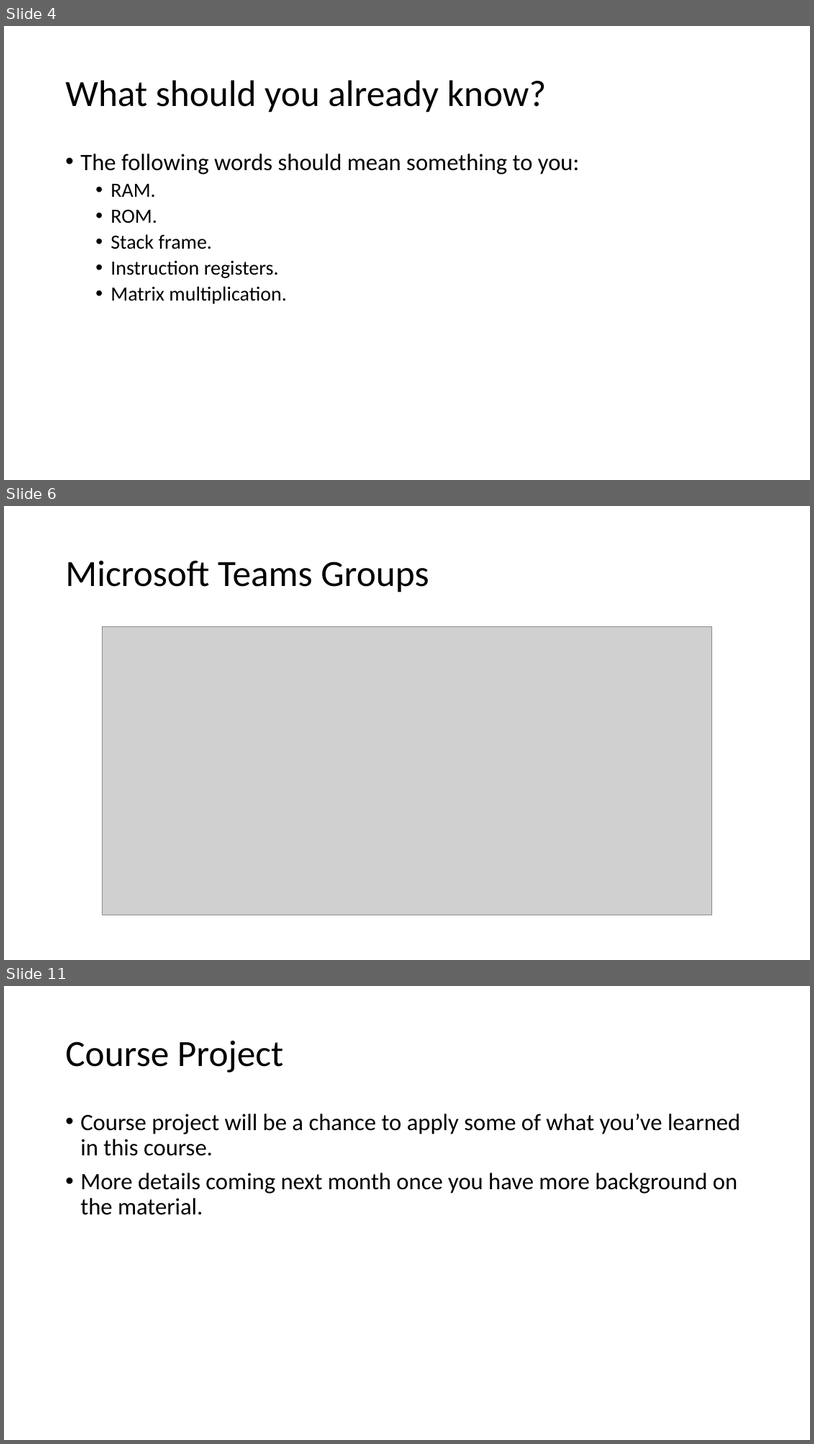
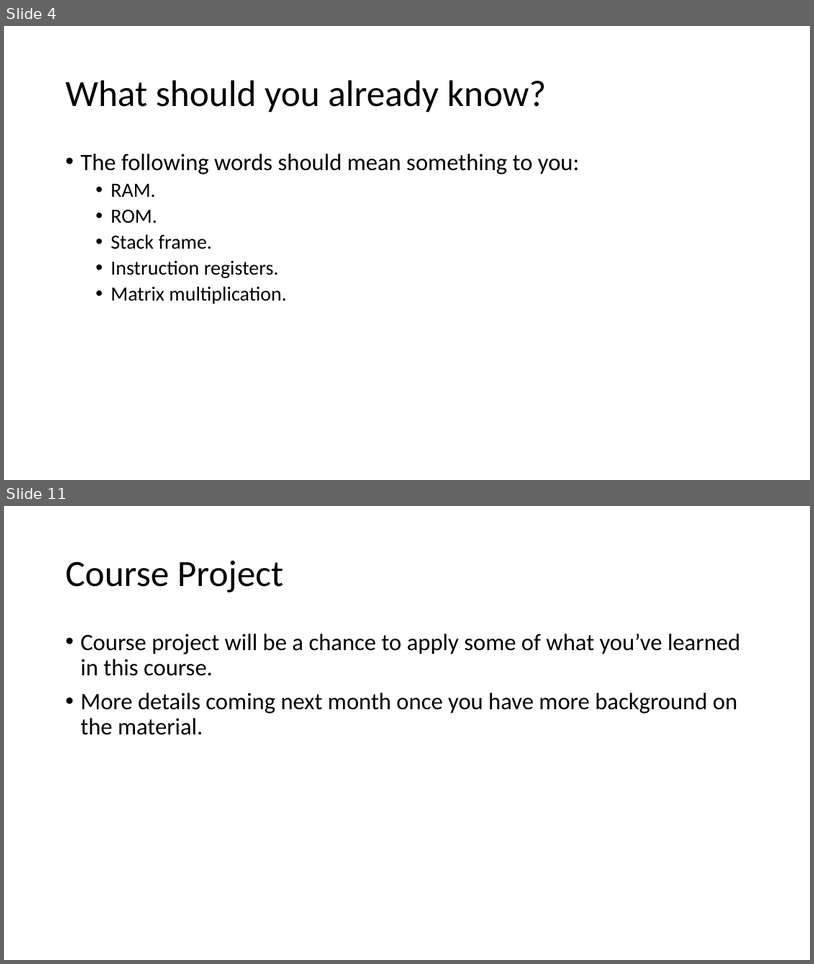
Before and after one commit to colinoflynn/eced4406, a slide deck: slides/0x100/0x100 – Introduction to the Introduction.pptx. Shown one above the other, each under a label of ours: slides 4, 6 and 11 before the commit, slides 4 and 11 after it; the slides between them are not shown. The pictures are 814x1444 and 814x964 pixels, drawn with LibreOffice and Linux fonts; fonts in the diff are those of the drawing; grey boxes stand for pictures. Boxes give left, top, right and bottom in pixels: in the first picture for what was removed or moved away, otherwise in the second. Text is boxed around its words. In the diff, an @@ line names an element or a change of style, - is before the commit and + after.

```diff
--- a/slides/0x100/0x100 – Introduction to the Introduction.pptx
+++ b/slides/0x100/0x100 – Introduction to the Introduction.pptx
@@ slide 6 removed at box(4, 506, 810, 960), background #FFFFFF @@
@@ title removed at box(65, 560, 429, 592) @@
-Microsoft Teams Groups
@@ picture removed at box(102, 627, 712, 915) @@
```
Also in this commit, not shown: 7 slides changed, 1 slide added, 43 other files.
